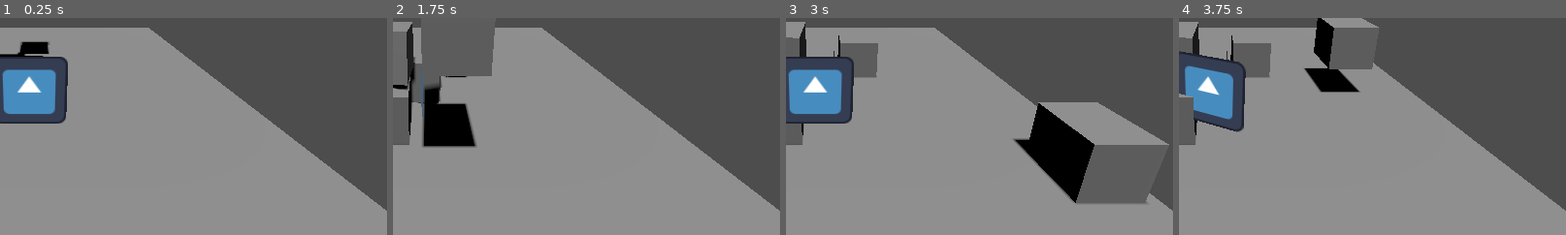
Above: before the commit, frames 1-4 (left to right).
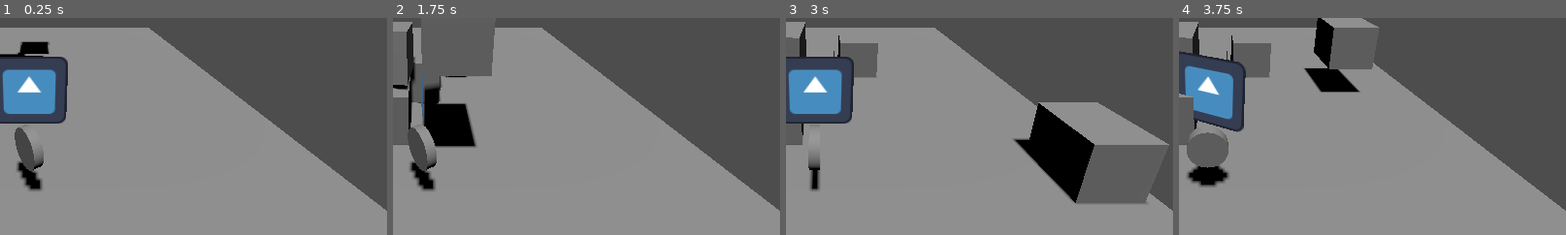
Above: after the commit, the same moments.

Repository: Dashanimus/3D_Platformer_DEMO
Game: Godot game, scene res://scn/levels/level1/level_1.tscn
The game is run twice, just before and just after one commit, with the same random seed, the same clock (stepped at 60 frames per second) and the same inputs. The project has no main scene, so this scene is started directly. The engine's default icon, where the game draws it, is replaced by a stand-in: a white triangle on a blue panel in a dark square.
Inputs:
- Up to frame 1 (0.25 s): no input
- Up to frame 2 (1.75 s): tap Enter (ui_accept) at 0.5, 0.77, 1.52 s; hold Right (ui_right) 0.53-1.28 s; hold Down (ui_down) from 1.28 s (still down)
- Up to frame 3 (3 s): release Down (ui_down) at 2.03 s; hold Right (ui_right) 2.03-2.78 s; hold Up (ui_up) from 2.78 s (still down)
- Up to frame 4 (3.75 s): tap Enter (ui_accept) at 3.02 s; release Up (ui_up) at 3.53 s; hold Left (ui_left) from 3.53 s (still down)
The pictures show only the part of the screen within x 46-96%, y 49-99%; the shares and areas given below are measured in that part.

The runs differ from the first frame. In frame 1, 1.3% of the frame differs, in the area x 3-12%, y 49-80%; in frame 2, 1.5%; in frame 3, 0.4%; in frame 4, 2.2%, in the area x 2-14%, y 50-78%.

Commit message:
Lesson 6 Commit

Diff:
--- a/scn/levels/level1/icon.gd
+++ b/scn/levels/level1/icon.gd
@@ -4,10 +4,10 @@
 var coins = 5   # Переменная int, может меять значение.
 var player_name = "robot"   # Перременная str.
 var hearts = 3.5   # Переменная float.
-const SPEED = 2  # Константа, постоянна и не меняется.
+const SPEED = 2  # Константа ВСЕГДА КАПСОМ, постоянна и не меняется.
 var x = coins / SPEED  # Можно комбинировать переменные и константы.
 # " = " это оператор присвоения, " == " это оператор равно.
-var is_godot_awesome = true  # Инициализируем как true
+var is_godot_awesome = true  # Инициализируем как true.
 var key_collected = false
 
 
--- a/scn/levels/level1/level_1.tscn
+++ b/scn/levels/level1/level_1.tscn
@@ -1,9 +1,10 @@
-[gd_scene load_steps=7 format=3 uid="uid://bd3vna25w7f45"]
+[gd_scene load_steps=8 format=3 uid="uid://bd3vna25w7f45"]
 
 [ext_resource type="PackedScene" uid="uid://d402t4h56qfp" path="res://scn/objects/block/block.tscn" id="1_yarac"]
 [ext_resource type="PackedScene" uid="uid://vlapvm56tbkt" path="res://scn/objects/player/player.tscn" id="2_8b77e"]
 [ext_resource type="Texture2D" uid="uid://c6so570qig5ha" path="res://icon.svg" id="3_6xnxd"]
 [ext_resource type="Script" uid="uid://dpcxy0qx75yf5" path="res://scn/levels/level1/icon.gd" id="4_8mmbw"]
+[ext_resource type="PackedScene" uid="uid://crutwcxqfo43n" path="res://scn/objects/coin/coin.tscn" id="5_1bvil"]
 
 [sub_resource type="BoxMesh" id="BoxMesh_fgtdq"]
 size = Vector3(10, 0.5, 10)
@@ -51,3 +52,6 @@
 transform = Transform3D(1, 0, 0, 0, 1, 0, 0, 0, 1, 0, 1.42526, 2.18421)
 texture = ExtResource("3_6xnxd")
 script = ExtResource("4_8mmbw")
+
+[node name="Coin1" parent="." instance=ExtResource("5_1bvil")]
+transform = Transform3D(1, 0, 0, 0, 1, 0, 0, 0, 1, 0, 1, 3)
--- /dev/null
+++ b/scn/objects/coin/coin.gd
@@ -0,0 +1,21 @@
+extends Area3D
+
+const ROT_SPEED = 2  # Скорость оборота монеты, градусы (deg) за каждый фрейм.
+
+
+# Вызывается единожды при первом открытии сцены.
+func _ready() -> void:
+	pass
+
+
+# Вызывается каждый фрейм в течение 60 сек.
+func _process(delta: float) -> void:
+	rotate_y(deg_to_rad(ROT_SPEED)) # Переводим градусы в радианы.
+
+	# Лучше использовать сигналы вместо if, они меньше нагружают память.
+	# if has_overlapping_bodies():  # При перекрывании физическим объектом (телом).
+		# queue_free()  # Удаляем из памяти компьютера за 1 фрейм.
+
+
+func _on_body_entered(body: Node3D) -> void:
+	queue_free()
--- /dev/null
+++ b/scn/objects/coin/coin.tscn
@@ -0,0 +1,25 @@
+[gd_scene load_steps=4 format=3 uid="uid://crutwcxqfo43n"]
+
+[ext_resource type="Script" uid="uid://dx78j13jx4q8m" path="res://scn/objects/coin/coin.gd" id="1_nauvi"]
+
+[sub_resource type="CylinderMesh" id="CylinderMesh_kandu"]
+top_radius = 0.3
+bottom_radius = 0.3
+height = 0.15
+
+[sub_resource type="CylinderShape3D" id="CylinderShape3D_nauvi"]
+height = 0.15
+radius = 0.3
+
+[node name="Coin" type="Area3D"]
+script = ExtResource("1_nauvi")
+
+[node name="MeshInstance3D" type="MeshInstance3D" parent="."]
+transform = Transform3D(-4.37114e-08, 1, 0, -1, -4.37114e-08, 0, 0, 0, 1, 0, 0, 0)
+mesh = SubResource("CylinderMesh_kandu")
+
+[node name="CollisionShape3D" type="CollisionShape3D" parent="."]
+transform = Transform3D(-4.37114e-08, 1, 0, -1, -4.37114e-08, 0, 0, 0, 1, 0, 0, 0)
+shape = SubResource("CylinderShape3D_nauvi")
+
+[connection signal="body_entered" from="." to="." method="_on_body_entered"]
--- a/scn/objects/player/player.gd
+++ b/scn/objects/player/player.gd
@@ -5,7 +5,7 @@
 const JUMP_VELOCITY = 4.5
 
 
-func _physics_process(delta: float) -> void:  # это метод, т.к. он внутри CharacterBody3D.
+func _physics_process(delta: float) -> void:  # Это метод, т.к. он внутри CharacterBody3D.
 	# Add the gravity.
 	if not is_on_floor():
 		velocity += get_gravity() * delta
Not shown, added: scn/objects/coin/coin.gd.uid
